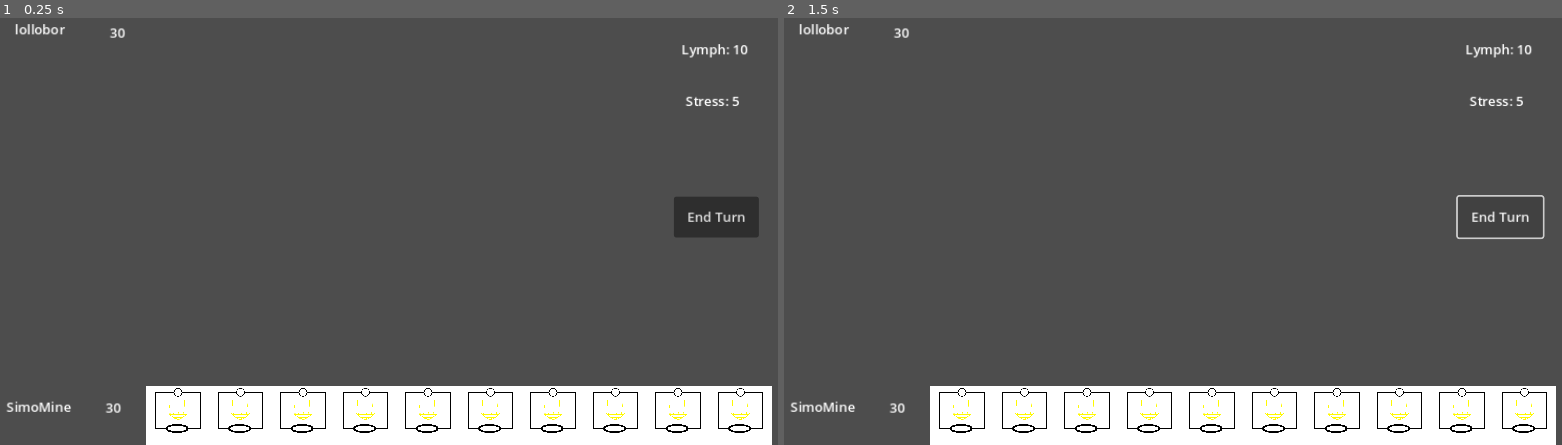
Above: before the commit, frames 1-2 (left to right).
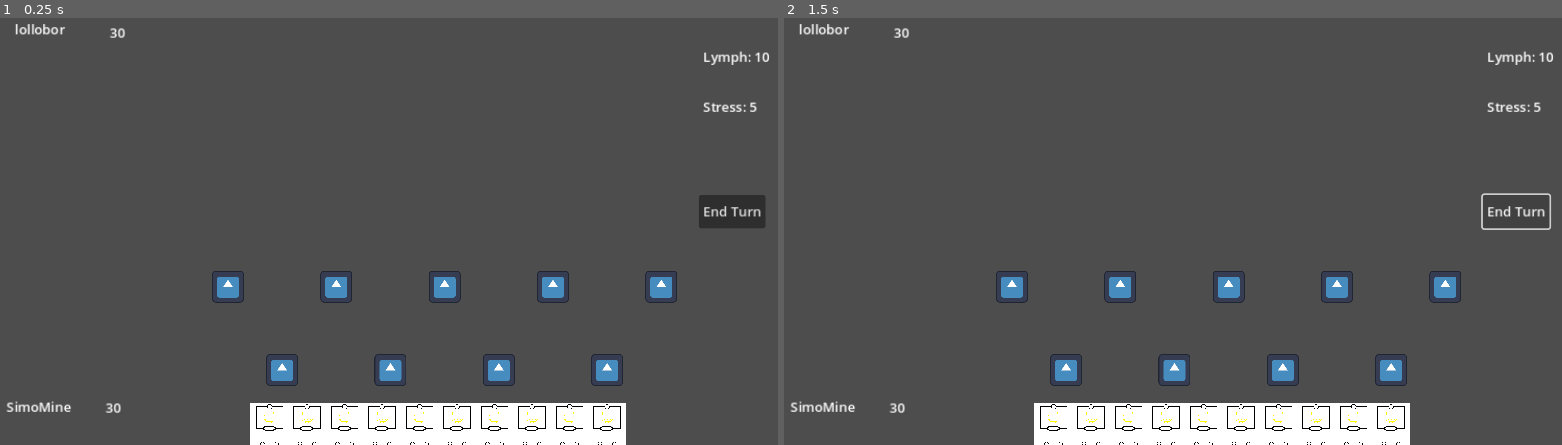
Above: after the commit, the same moments.

Repository: lollo004/gokard
Game: Godot game, scene res://Scenes/GameController.tscn
Same seed, same stepped clock (60 frames per second), same inputs: the game is played once before the commit and once after it. The engine's default icon, where the game draws it, is replaced by a stand-in: a white triangle on a blue panel in a dark square.
Inputs:
- Up to frame 1 (0.25 s): no input
- Up to frame 2 (1.5 s): click "End Turn" at 0.5 s; click "End Turn" at 1.25 s

The runs differ from the first frame. In frame 1, 9.6% of the frame differs, in the area x 18-100%, y 6-100%; in frame 2, 9.4%.

Commit message:
card drag and drop, first ideas of datas and resolved input bugs

Diff:
--- a/Scenes/Cards/Card.tscn
+++ b/Scenes/Cards/Card.tscn
@@ -31,11 +31,12 @@
 [sub_resource type="RectangleShape2D" id="RectangleShape2D_yvtci"]
 size = Vector2(769, 1024)
 
-[node name="Card" type="Area2D"]
-scale = Vector2(0.1, 0.1)
+[node name="Card" type="Area2D" groups=["Card"]]
+top_level = true
+scale = Vector2(0.06, 0.06)
 script = ExtResource("1_oo0sj")
+metadata/_edit_vertical_guides_ = [-222.0]
 metadata/_edit_group_ = true
-metadata/_edit_vertical_guides_ = [-222.0]
 
 [node name="AnimatedSprite2D" type="AnimatedSprite2D" parent="."]
 scale = Vector2(0.5, 0.5)
@@ -46,7 +47,7 @@
 position = Vector2(-1.5, 0)
 shape = SubResource("RectangleShape2D_yvtci")
 
-[connection signal="body_entered" from="." to="." method="_on_body_entered"]
-[connection signal="input_event" from="." to="." method="_on_input_event"]
+[connection signal="area_entered" from="." to="." method="_on_area_entered"]
+[connection signal="area_exited" from="." to="." method="_on_area_exited"]
 [connection signal="mouse_entered" from="." to="." method="_on_mouse_entered"]
 [connection signal="mouse_exited" from="." to="." method="_on_mouse_exited"]
--- a/Scenes/GameController.tscn
+++ b/Scenes/GameController.tscn
@@ -1,42 +1,75 @@
-[gd_scene load_steps=2 format=3 uid="uid://d252ftuaio4r8"]
+[gd_scene load_steps=3 format=3 uid="uid://d252ftuaio4r8"]
 
 [ext_resource type="Script" path="res://Scripts/GameController.gd" id="1_pfy42"]
+[ext_resource type="PackedScene" uid="uid://haworbi8gah1" path="res://Scenes/Positioner.tscn" id="2_m0e23"]
 
 [node name="Game Controller" type="Control"]
 layout_mode = 3
-anchors_preset = 0
-offset_right = 960.0
-offset_bottom = 537.0
+anchor_right = 1.002
+anchor_bottom = 0.989
+offset_right = 0.079895
+offset_bottom = -0.0599976
 script = ExtResource("1_pfy42")
+
+[node name="Card Position" type="Node" parent="."]
+
+[node name="Player" type="Node" parent="Card Position"]
+
+[node name="Player Positioner 1" parent="Card Position/Player" groups=["1"] instance=ExtResource("2_m0e23")]
+position = Vector2(300, 350)
+
+[node name="Player Positioner 2" parent="Card Position/Player" groups=["2"] instance=ExtResource("2_m0e23")]
+position = Vector2(430, 350)
+
+[node name="Player Positioner 3" parent="Card Position/Player" groups=["3"] instance=ExtResource("2_m0e23")]
+position = Vector2(560, 350)
+
+[node name="Player Positioner 4" parent="Card Position/Player" groups=["4"] instance=ExtResource("2_m0e23")]
+position = Vector2(690, 350)
+
+[node name="Player Positioner 5" parent="Card Position/Player" groups=["5"] instance=ExtResource("2_m0e23")]
+position = Vector2(820, 350)
+
+[node name="Player Positioner 6" parent="Card Position/Player" groups=["6"] instance=ExtResource("2_m0e23")]
+position = Vector2(365, 450)
+
+[node name="Player Positioner 7" parent="Card Position/Player" groups=["7"] instance=ExtResource("2_m0e23")]
+position = Vector2(495, 450)
+
+[node name="Player Positioner 8" parent="Card Position/Player" groups=["8"] instance=ExtResource("2_m0e23")]
+position = Vector2(625, 450)
+
+[node name="Player Positioner 9" parent="Card Position/Player" groups=["9"] instance=ExtResource("2_m0e23")]
+position = Vector2(755, 450)
 
 [node name="GUI" type="Node" parent="."]
 
 [node name="Management" type="Node" parent="GUI"]
 
 [node name="Lymph Text" type="Label" parent="GUI/Management"]
-offset_left = 844.0
-offset_top = 53.0
-offset_right = 924.0
-offset_bottom = 79.0
+offset_left = 870.0
+offset_top = 60.0
+offset_right = 950.0
+offset_bottom = 90.0
 text = "Lymph: 10"
 horizontal_alignment = 1
 vertical_alignment = 1
 
 [node name="Stress Text" type="Label" parent="GUI/Management"]
-offset_left = 842.0
-offset_top = 115.0
-offset_right = 922.0
-offset_bottom = 141.0
+offset_left = 863.0
+offset_top = 120.0
+offset_right = 943.0
+offset_bottom = 150.0
 text = "Stress: 5
 "
 horizontal_alignment = 1
 vertical_alignment = 1
 
 [node name="Turn Button" type="Button" parent="GUI/Management"]
-offset_left = 835.0
-offset_top = 242.0
-offset_right = 937.0
-offset_bottom = 291.0
+offset_left = 865.0
+offset_top = 240.0
+offset_right = 945.0
+offset_bottom = 280.0
 text = "End Turn"
 
 [node name="Player" type="Node" parent="GUI"]
--- /dev/null
+++ b/Scenes/Positioner.tscn
@@ -0,0 +1,19 @@
+[gd_scene load_steps=3 format=3 uid="uid://haworbi8gah1"]
+
+[ext_resource type="Texture2D" uid="uid://05g30jsudqqg" path="res://icon.svg" id="2_xbu1p"]
+
+[sub_resource type="CircleShape2D" id="CircleShape2D_s2bts"]
+
+[node name="Positioner" type="Area2D" groups=["Positioner"]]
+scale = Vector2(0.1, 0.1)
+metadata/_edit_vertical_guides_ = [-222.0]
+metadata/_edit_group_ = true
+
+[node name="Sprite2D" type="Sprite2D" parent="."]
+scale = Vector2(3, 3)
+texture = ExtResource("2_xbu1p")
+
+[node name="CollisionShape2D" type="CollisionShape2D" parent="."]
+position = Vector2(-1.5, 0)
+scale = Vector2(25, 25)
+shape = SubResource("CircleShape2D_s2bts")
--- a/Scripts/Card.gd
+++ b/Scripts/Card.gd
@@ -1,38 +1,94 @@
 extends Area2D
+#get_tree().call_group("Card", "babeje") promemoria utile per i gruppi
 
-@export var speed = 400 # How fast the player will move (pixels/sec).
-var screen_size # Size of the game window.
+## Card Variables ##
 
+@export var Health : int = 0
+@export var Attack : int = 0
+@export var Speed : int = 0
+@export var Weight : int = 0
+
+@export var Cost : int = 0
+
+@export var id : int = 0 # Univoc id to represent the card
+
+@export var Name : String = ""
+@export var Race : String = ""  # Race (human - magic - building - ecc.)
+@export var Nature : String = "" # Nature (aggressive - normal - pacifist)
+
+@export var Effect : String = "" # Effect in game
+@export var Desription : String = "" # Lore
+
+@export var Type : String = "" # Type (attack - defense - all)
+
+## Management Variables ##
+
+var Position : String = "" # Position on the field (1-9)
+var Location : String = "" # Location of the card (deck - hand - field - waste)
+
+## Scale Variables ##
+
+var minScale
+var maxScale
+var sprite
+
+## Movement and Selection Variables ##
+
+var isMouseOver : bool = false
+var isCardSelected : bool = false
+
+var currentPos : int = 0 # Current position on the field (0 => Invalid)
+var old_position # First position of the card
+var new_position # New position of the card
 
 ### MAIN EVENTS ###
 
 
 func _ready(): # Function called only on start
-	screen_size = get_viewport_rect().size
-
+	sprite = $AnimatedSprite2D
+	minScale = sprite.scale
+	maxScale = sprite.scale * 2
 
 
 func _process(delta): # Function called every frame
-	pass
+	if Input.is_action_just_pressed("click") and isMouseOver:
+		if isCardSelected: # Dropping the card
+			if currentPos == 0:
+				global_position = old_position
+			else:
+				global_position = new_position
+			isCardSelected = false
+		else: # Taking the card
+			old_position = global_position
+			isCardSelected = true
+
+	if isCardSelected: # Drag
+		global_position = lerp(global_position, get_global_mouse_position(), 25 * delta)
+		sprite.scale = minScale
 
 
 ### MOUSE EVENTS ###
 
 
 func _on_mouse_entered(): # Start override with mouse
-	pass
+	sprite.scale = maxScale
+	isMouseOver = true
 
 
 func _on_mouse_exited(): # Stop override with mouse
-	pass
-
-
-func _on_input_event(viewport, event, shape_idx): # Click on the card
-	pass
+	sprite.scale = minScale
+	isMouseOver = false
 
 
 ### COLLISION EVENTS ###
 
 
-func _on_body_entered(body): # Collision with other objects
-	pass
+func _on_area_entered(area):
+	if area.get_groups()[0] == "Positioner":
+		currentPos = int(String(area.get_groups()[1]))
+		new_position = area.global_position
+
+
+func _on_area_exited(area):
+	if area.get_groups()[0] == "Positioner":
+		currentPos = 0
--- a/Scripts/GameController.gd
+++ b/Scripts/GameController.gd
@@ -19,10 +19,9 @@
 
 	for i in 10: #da sistemare posizionamento nella mano
 		scene = load("res://Scenes/Cards/Card.tscn")
-		scene = preload("res://Scenes/Cards/Card.tscn")
 		var instance = scene.instantiate()
 		add_child(instance)
-		instance.position = Vector2(240 + (75*i), 520)
+		instance.position = Vector2(350 + (45*i), 520)
 
 
 func _process(delta):
--- a/project.godot
+++ b/project.godot
@@ -19,5 +19,14 @@
 
 window/size/viewport_width=960
 window/size/viewport_height=540
+window/size/mode=3
 window/size/resizable=false
 window/stretch/mode="canvas_items"
+
+[input]
+
+click={
+"deadzone": 0.5,
+"events": [Object(InputEventMouseButton,"resource_local_to_scene":false,"resource_name":"","device":-1,"window_id":0,"alt_pressed":false,"shift_pressed":false,"ctrl_pressed":false,"meta_pressed":false,"button_mask":0,"position":Vector2(0, 0),"global_position":Vector2(0, 0),"factor":1.0,"button_index":1,"canceled":false,"pressed":false,"double_click":false,"script":null)
+]
+}
